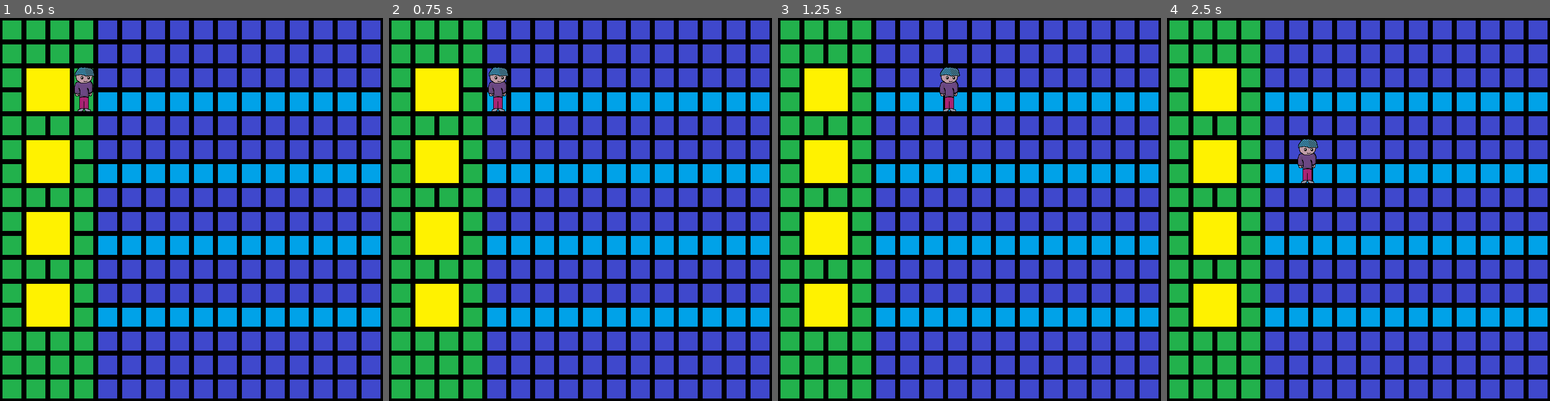
Above: before the commit, frames 1-4 (left to right).
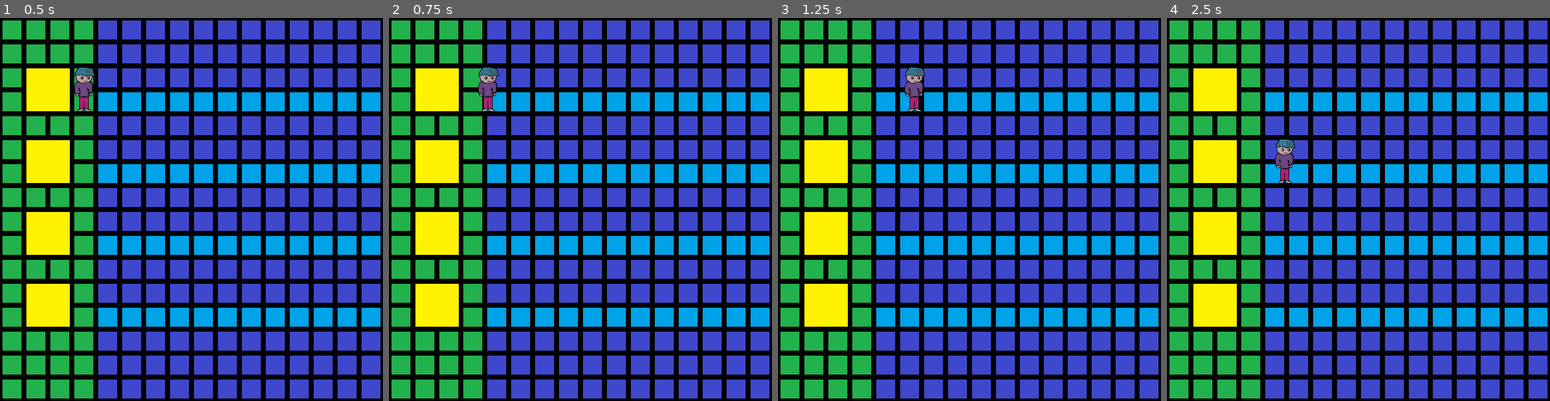
Above: after the commit, the same moments.

Repository: CamComDuck/TapTheDucks
Game: Godot game, scene res://level/level.tscn
Two runs of this game, one before a commit and one after it. Both use one fixed random seed, a clock stepped at 60 frames per second and the inputs below.
Inputs:
- Up to frame 1 (0.5 s): no input
- Up to frame 2 (0.75 s): tap Enter at 0.5 s; hold D (interact_right) from 0.53 s (still down)
- Up to frame 3 (1.25 s): keep holding D (interact_right)
- Up to frame 4 (2.5 s): release D (interact_right) at 1.28 s; hold S (move_down) 1.28-2.03 s; tap Space at 2 s; hold D (interact_right) from 2.03 s (still down)

Frame 1 is identical in both runs. In frame 2, 0.6% of the frame differs, in the area x 23-32%, y 12-25%; in frame 3, 0.8%, in the area x 33-48%, y 12-25%; in frame 4, 0.8%.

Commit message:
Fix player collision with lane border

Diff:
--- a/project/duck/duck.gd
+++ b/project/duck/duck.gd
@@ -33,7 +33,7 @@
 func _on_full_timer_testing_timeout() -> void:
 	# Replace with counting hunger to turn is_full to true
 
-	pass
-	#_is_full = true
-	#move_timer.stop()
-	#base_duck_sprite.flip_h = not base_duck_sprite.flip_h
+	#pass
+	_is_full = true
+	move_timer.stop()
+	base_duck_sprite.flip_h = not base_duck_sprite.flip_h
--- a/project/player/player.gd
+++ b/project/player/player.gd
@@ -7,7 +7,7 @@
 
 @onready var player_move: AudioStreamPlayer = $PlayerMove
 
-func _physics_process(delta: float) -> void:
+func _physics_process(_delta: float) -> void:
 
 	if Input.is_action_just_pressed("move_up") and not Input.is_action_pressed("interact_right"):
 		_lane -= 1
@@ -23,8 +23,8 @@
 		lane_changed.emit(_lane)
 		player_move.play()
 
-	elif Input.is_action_pressed("interact_right") and position.x < 740:
-		velocity.x = 15000 * delta
+	elif Input.is_action_pressed("interact_right") and position.x < 696:
+		velocity.x = 150
 		move_and_slide()
 
 	elif Input.is_action_just_released("interact_right"):
